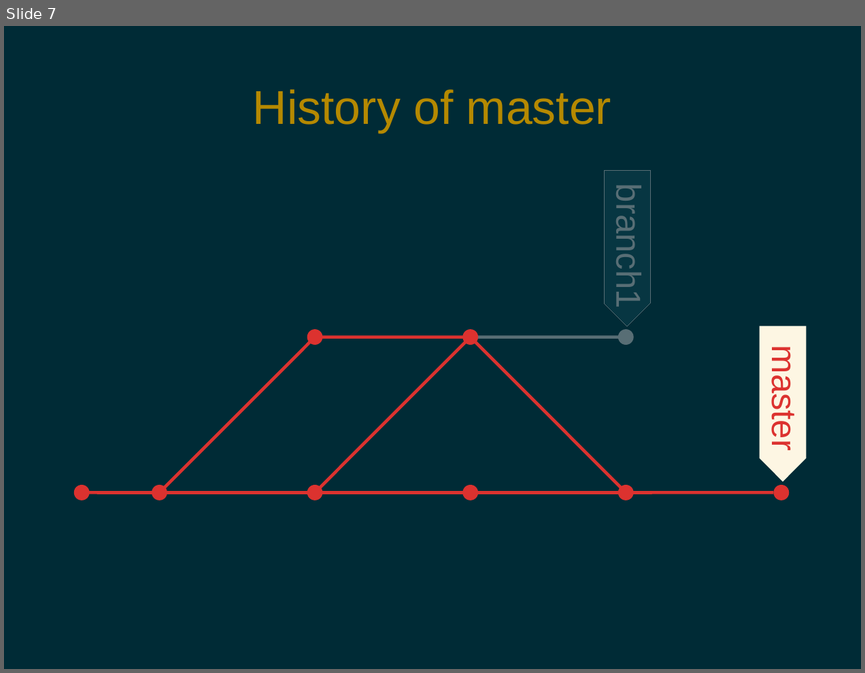
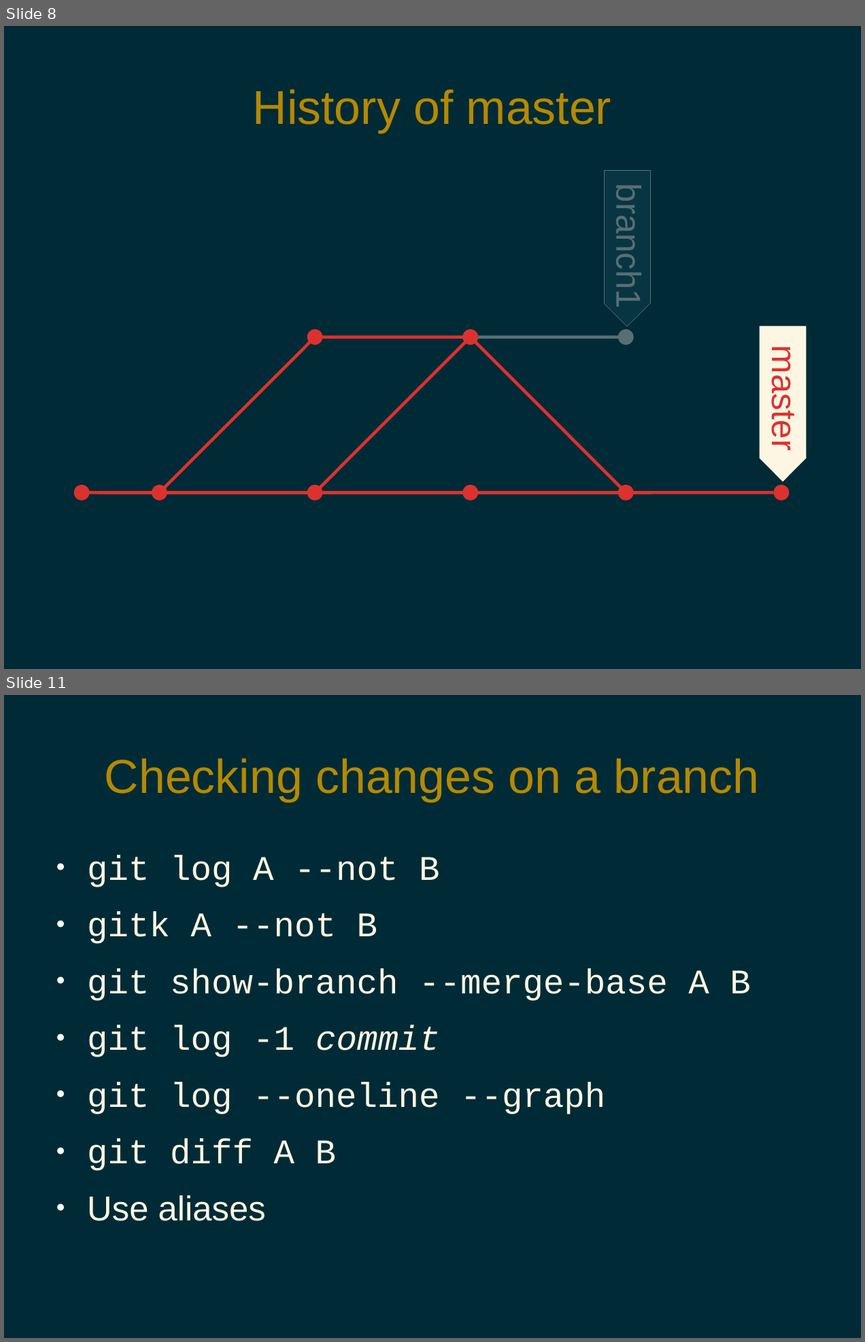
Before and after one commit to pdg137/gitpres, a slide deck: advanced.odp. Shown one above the other, each under a label of ours: slide 7 before the commit, slides 8 and 11 after it; the slides between them are not shown. The pictures are 865x673 and 865x1342 pixels, drawn with LibreOffice and Linux fonts; fonts in the diff are those of the drawing. Boxes give left, top, right and bottom in pixels: in the first picture for what was removed or moved away, otherwise in the second. Text is boxed around its words. In the diff, an @@ line names an element or a change of style, - is before the commit and + after.

```diff
--- a/advanced.odp
+++ b/advanced.odp
@@ slide 11 added at (x1=4, y1=695, x2=861, y2=1338), background #002B36 @@
@@ title added at (x1=105, y1=758, x2=759, y2=802), 44 pt, text #B58900 @@
+Checking changes on a branch
@@ text added at (x1=87, y1=855, x2=750, y2=1221), 32 pt, text #FDF6E3 @@
+● git log A --not B
+● gitk A --not B
+● git show-branch --merge-base A B
+● git log -1 commit
+● git log --oneline --graph
+● git diff A B
+● Use aliases
@@ what was slide 7 is now slide 8 @@
```
Also in this commit, not shown: 2 slides changed, 7 other slides added.
